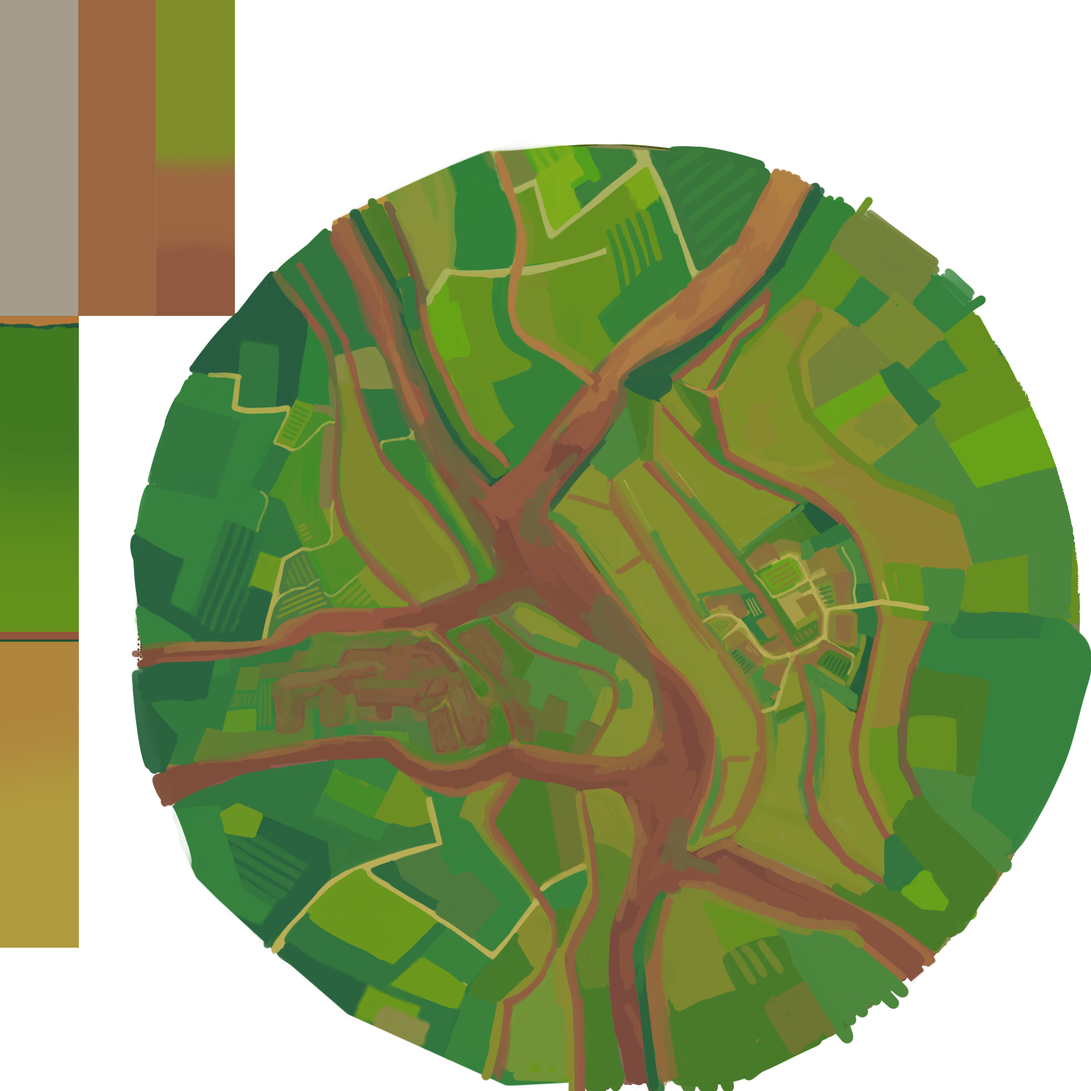
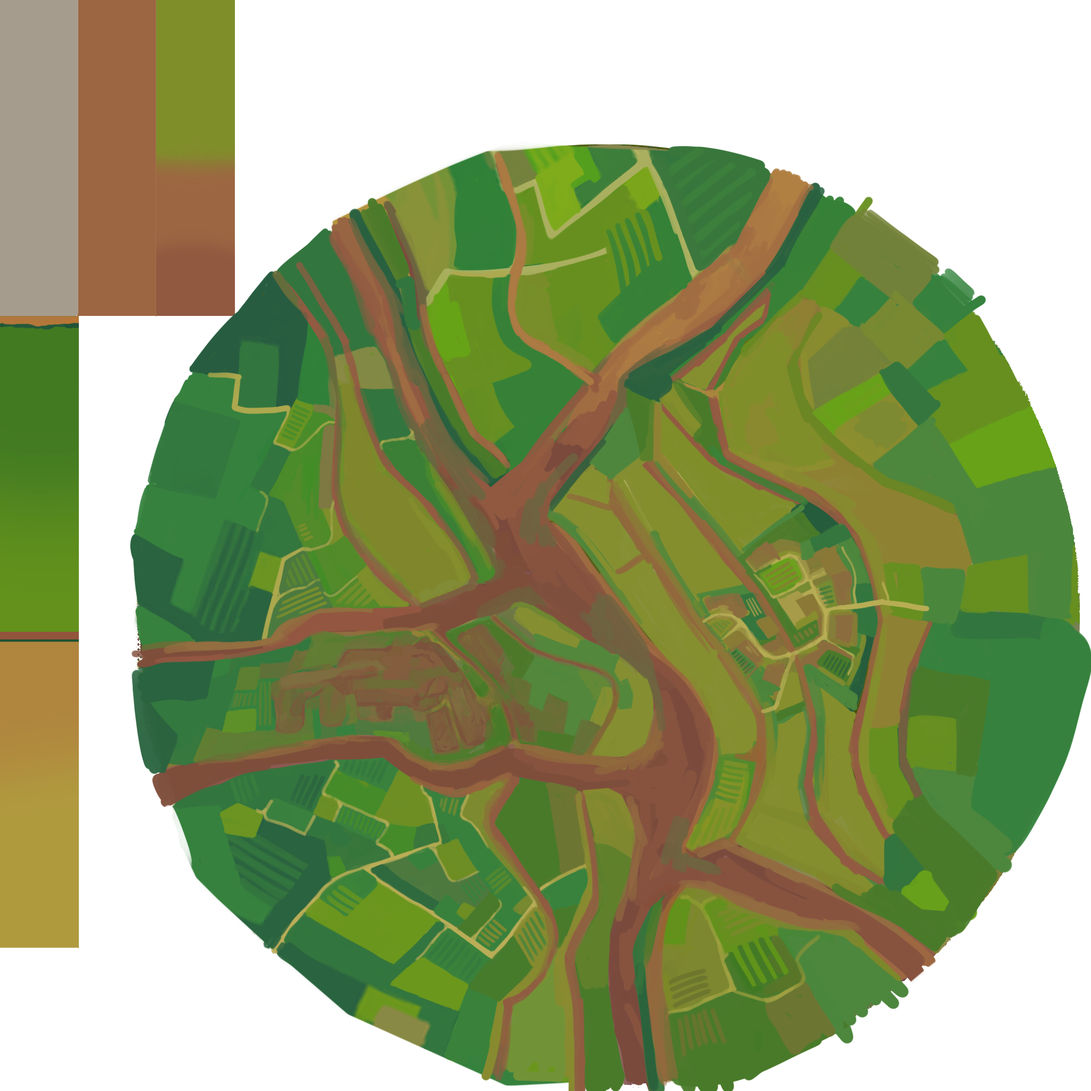
The second w=1091, h=1091 image is a revision of the first. Changes to its layers:
painted on "Calque 12" over [229, 737, 902, 1058]
